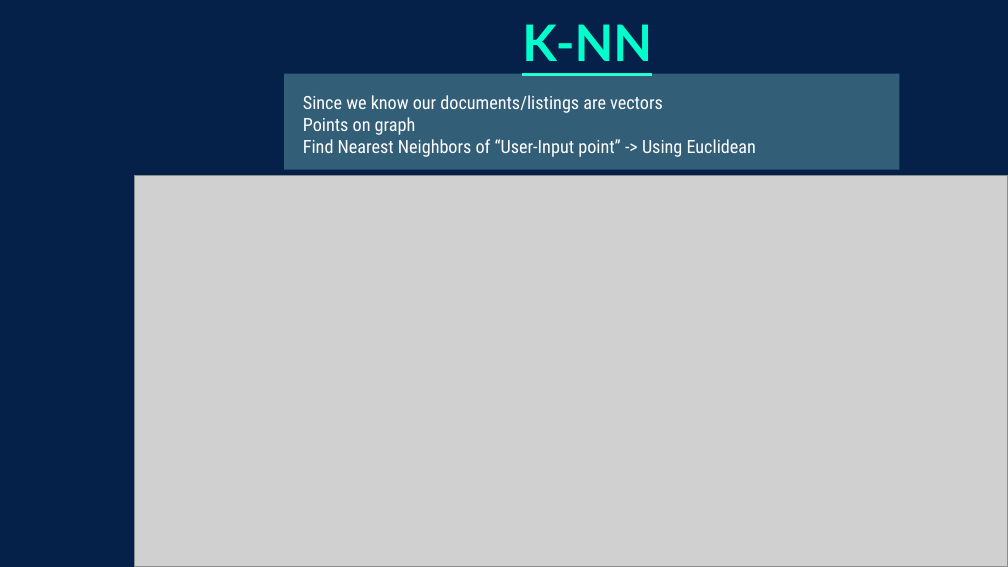
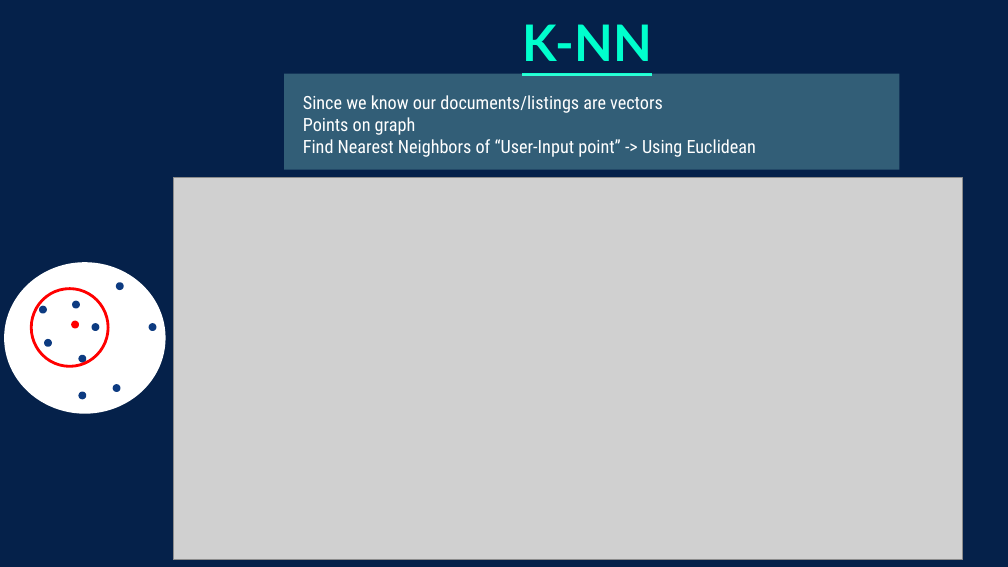
Before and after one commit to boohooo/AirBnB, a slide deck: slide 12 of PPT/AirBB Recommender_v2.pptx (slide 11 before the commit). Drawn at 1008x567 pixels with LibreOffice and Linux fonts; fonts in the diff are those of the drawing; grey boxes stand for pictures; background and template pictures are left out. Boxes give left, top, right and bottom in pixels: in the first picture for what was removed or moved away, otherwise in the second. Text is boxed around its words. In the diff, an @@ line names an element or a change of style, - is before the commit and + after.

```diff
--- a/PPT/AirBB Recommender_v2.pptx
+++ b/PPT/AirBB Recommender_v2.pptx
@@ picture: place and size @@
-picture at (135, 175, 1008, 566)
+picture at (173, 177, 963, 559)
@@ ellipse added at (6, 264, 164, 413), fill #FFFFFF, outline #FFFFFF 2 pt @@
@@ ellipse added at (31, 288, 108, 366), outline #FF0000 2 pt @@
@@ ellipse added at (117, 283, 122, 288), fill #0D3B81, outline #0D3B81 2 pt @@
@@ ellipse added at (40, 307, 45, 312), fill #0D3B81, outline #0D3B81 2 pt @@
@@ ellipse added at (73, 322, 78, 327), fill #FF0000, outline #FF0000 2 pt @@
@@ ellipse added at (74, 302, 79, 307), fill #0D3B81, outline #0D3B81 2 pt @@
@@ ellipse added at (93, 325, 98, 330), fill #0D3B81, outline #0D3B81 2 pt @@
@@ ellipse added at (150, 325, 155, 330), fill #0D3B81, outline #0D3B81 2 pt @@
@@ ellipse added at (45, 341, 50, 346), fill #0D3B81, outline #0D3B81 2 pt @@
@@ ellipse added at (80, 356, 85, 361), fill #0D3B81, outline #0D3B81 2 pt @@
@@ ellipse added at (114, 386, 119, 391), fill #0D3B81, outline #0D3B81 2 pt @@
@@ ellipse added at (80, 393, 85, 398), fill #0D3B81, outline #0D3B81 2 pt @@
```
Also in this commit, not shown: 6 other slides changed, 8 slides added, 6 slides removed.
